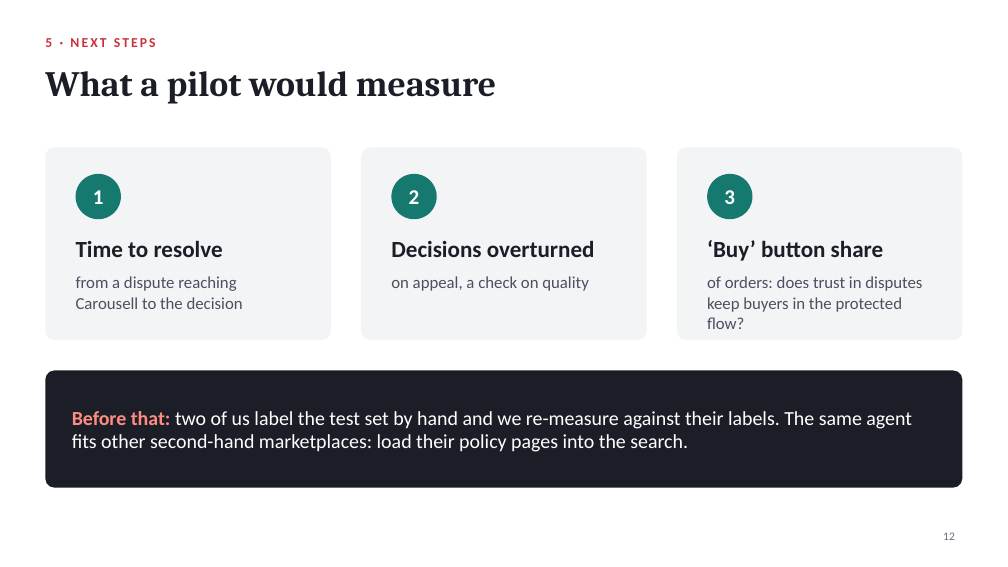
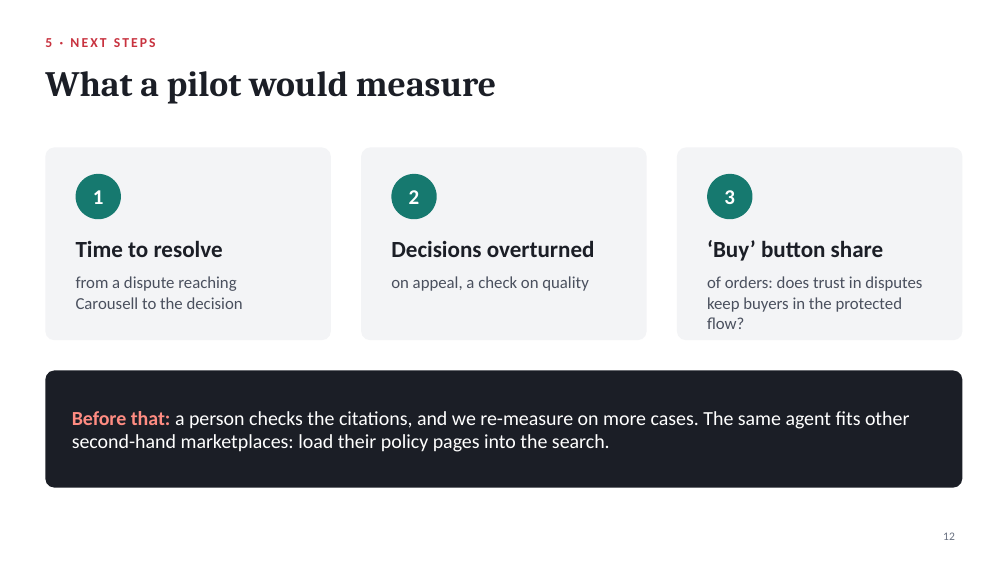
Before and after one commit to J0knee10/carousell-dispute-agent-bc3415, a slide deck: slide 12 of presentation/Carousell_Dispute_Agent_Slides.pptx. Drawn at 1008x567 pixels with LibreOffice and Linux fonts; fonts in the diff are those of the drawing. Boxes give left, top, right and bottom in pixels: in the first picture for what was removed or moved away, otherwise in the second. Text is boxed around its words. In the diff, an @@ line names an element or a change of style, - is before the commit and + after.

```diff
--- a/presentation/Carousell_Dispute_Agent_Slides.pptx
+++ b/presentation/Carousell_Dispute_Agent_Slides.pptx
@@ text at [72, 411, 909, 452]: text changed @@
-Before that: two of us label the test set by hand and we re-measure against their labels. The same agent fits other second-hand marketplaces: load their policy pages into the search.
+Before that: a person checks the citations, and we re-measure on more cases. The same agent fits other second-hand marketplaces: load their policy pages into the search.
```
Also in this commit, not shown: 3 other slides changed, 4 other files.
